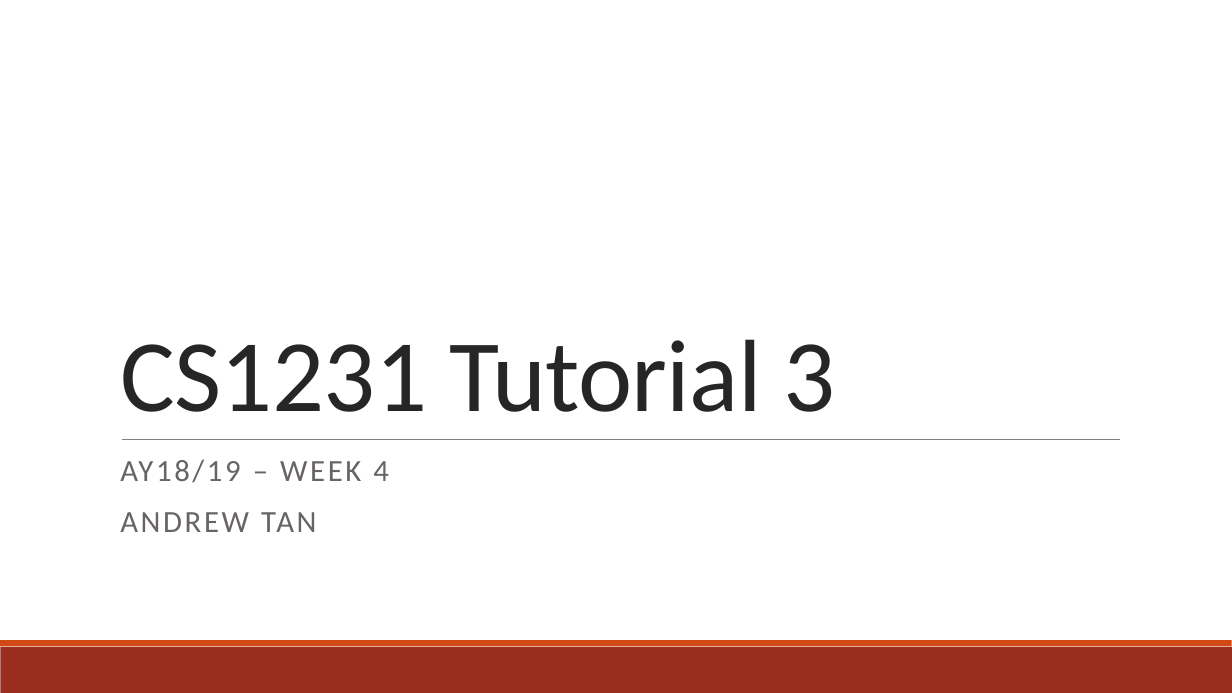
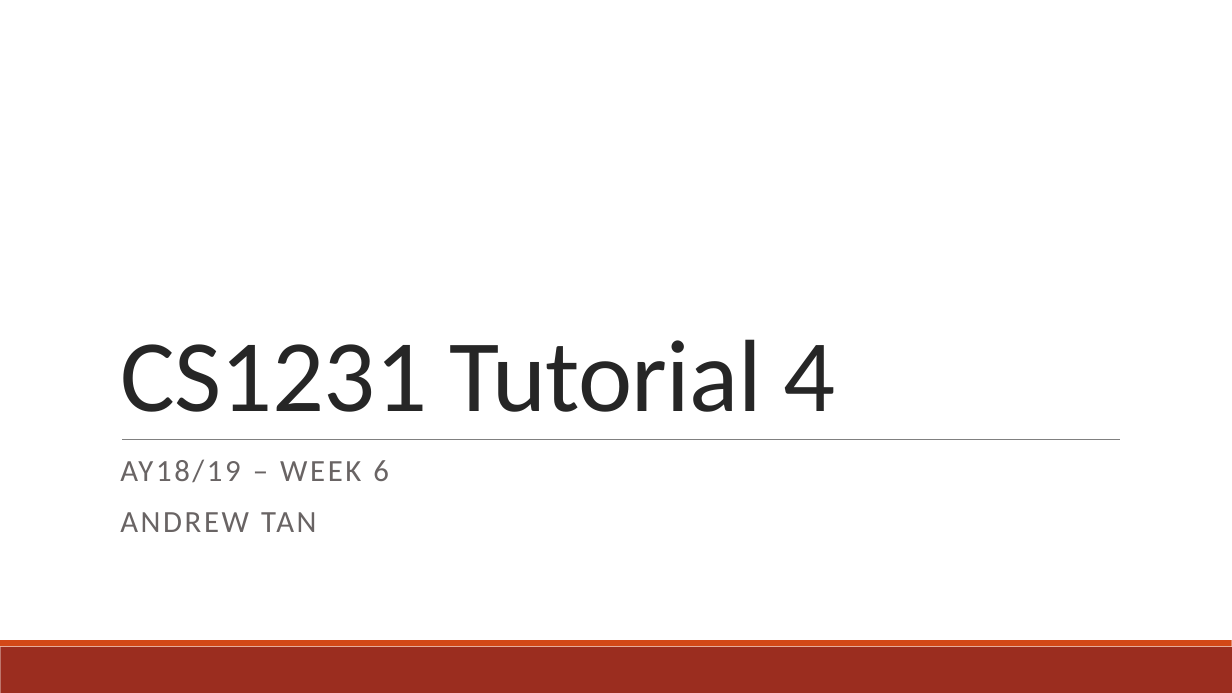
Before and after one commit to andrewtanJS/CS1231-AY18-19, a slide deck: slide 1 of Tutorial 4/Tutorial 4 - GCD and Modulo Arithmetic.pptx. Drawn at 1232x693 pixels with LibreOffice and Linux fonts; fonts in the diff are those of the drawing. Boxes give left, top, right and bottom in pixels: in the first picture for what was removed or moved away, otherwise in the second. Text is boxed around its words. In the diff, an @@ line names an element or a change of style, - is before the commit and + after.

Commit message:
Add Tutorial 4 slides

```diff
--- a/Tutorial 4/Tutorial 4 - GCD and Modulo Arithmetic.pptx
+++ b/Tutorial 4/Tutorial 4 - GCD and Modulo Arithmetic.pptx
@@ title at box(120, 339, 836, 412): text changed @@
-CS1231 Tutorial 3
+CS1231 Tutorial 4
@@ subtitle at box(120, 459, 389, 483): text changed @@
-AY18/19 – WEEK 4
+AY18/19 – WEEK 6
```
Also in this commit, not shown: 10 slides added, 7 slides removed, 1 other file.
